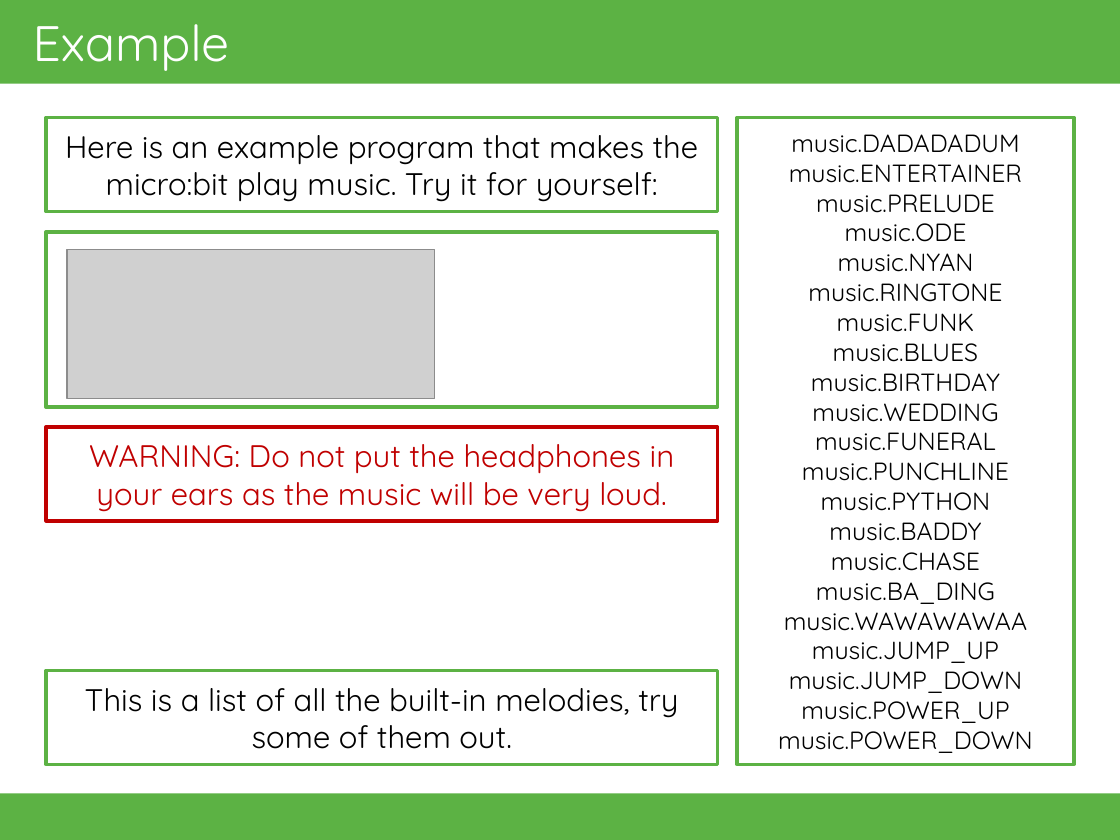
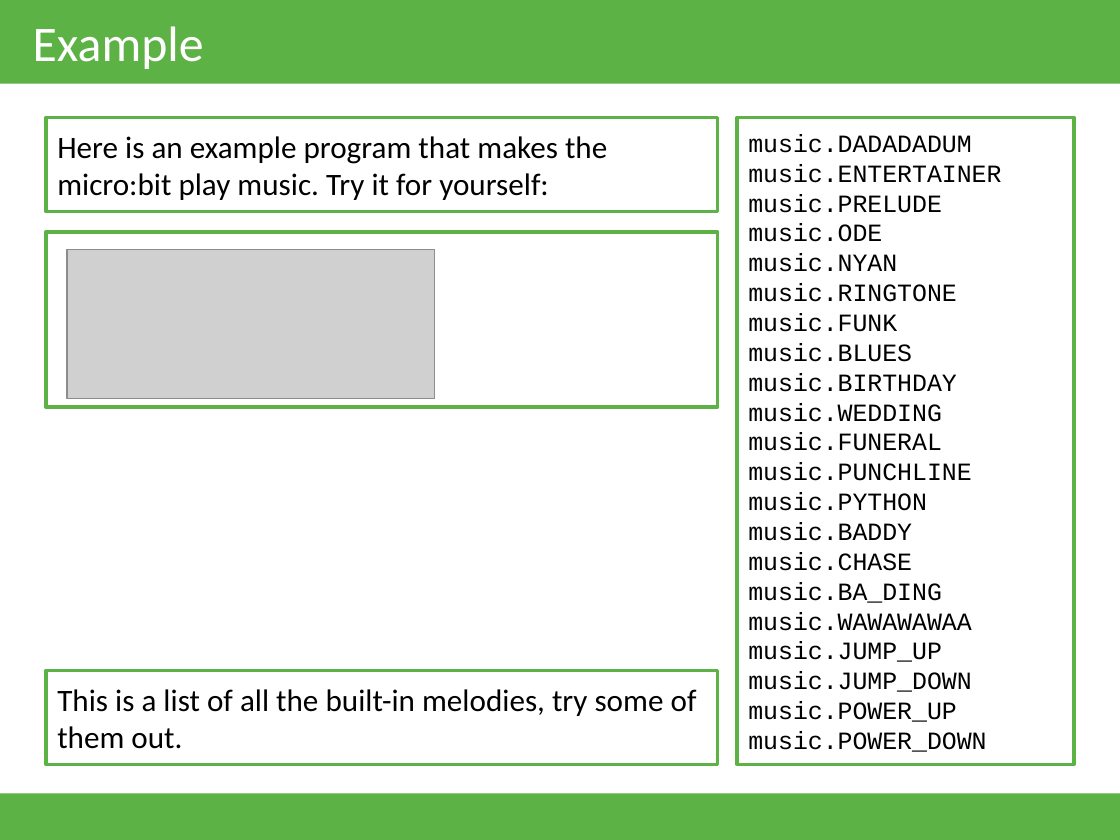
Before and after one commit to tmcdigitech/9a, a slide deck: slide 2 of static/files/microbit/05-Music.pptx (slide 3 before the commit). Drawn at 1120x840 pixels with LibreOffice and Linux fonts; fonts in the diff are those of the drawing; grey boxes stand for pictures. Boxes give left, top, right and bottom in pixels: in the first picture for what was removed or moved away, otherwise in the second. Text is boxed around its words. In the diff, an @@ line names an element or a change of style, - is before the commit and + after.

```diff
--- a/static/files/microbit/05-Music.pptx
+++ b/static/files/microbit/05-Music.pptx
@@ title "Example" at box(33, 26, 204, 69): font Quicksand to Calibri @@
@@ rectangle "Here is an example program ..." at box(46, 118, 718, 212): font Quicksand to Calibri; alignment centre to left @@
@@ rectangle "music.DADADADUM" at box(737, 118, 1074, 765): font Quicksand to Courier New; alignment centre to left @@
@@ rectangle removed at box(46, 427, 718, 521) @@
-WARNING: Do not put the headphones in your ears as the music will be very loud.
@@ rectangle "This is a list of ..." at box(46, 671, 718, 765): font Quicksand to Calibri; alignment centre to left @@
```
Also in this commit, not shown: 7 other slides changed, 1 slide removed, 6 other files.
